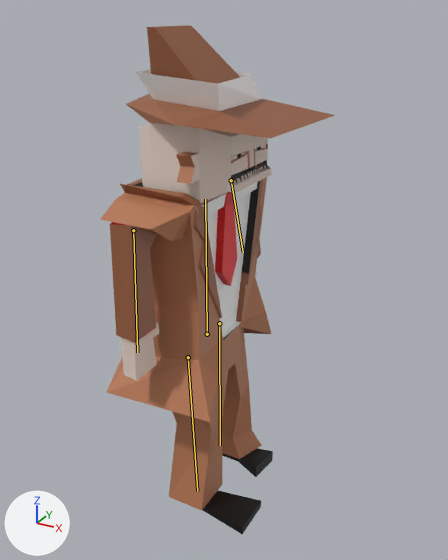
Before and after pictures for a commit that changed the Blender file Assets/Models/Roberts Shit/Shitfella.blend.
The view is the same before and after, from a camera (50 mm lens) standing at (5.65, -9.39, 3.7) and looking at (0.81, -0.59, -0.7). Every picture has the same lights, and +X, +Y and +Z are marked at lower left. The bones that bend it are drawn over the model as lines.
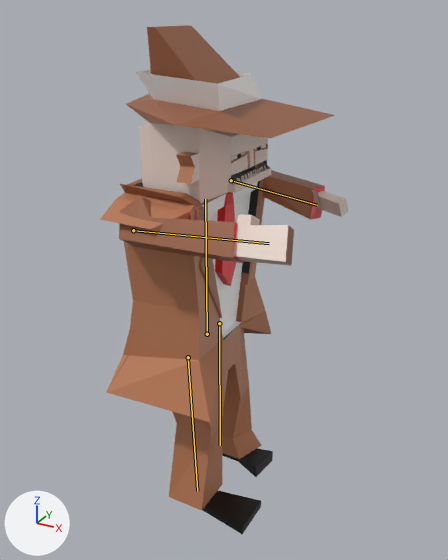
The newer file adds an action. The first version stands in its rest pose; the second is drawn at frame 1 of the action '_Poser'.

What the commit changed:
Bone 'RightArm' (bone_rightarm) turns from (0, 0, 0) to (-37, 58, 61) degrees about its own x, y and z.
Bone 'LeftArm' (bone_leftarm) turns from (0, 0, 0) to (1, -23, 78) degrees about its own x, y and z.

Where the change shows, as pixel boxes (x1, y1, x2, y2) in the pictures (448 x 560 px):
'Cube.001', posed
    before: (100, 25, 335, 534)
    after: (100, 25, 348, 534)
bone 'RightArm', root to tip
    before: (133, 230) to (137, 352)
    after: (133, 230) to (269, 243)
bone 'LeftArm', root to tip
    before: (231, 180) to (243, 252)
    after: (231, 180) to (317, 205)
